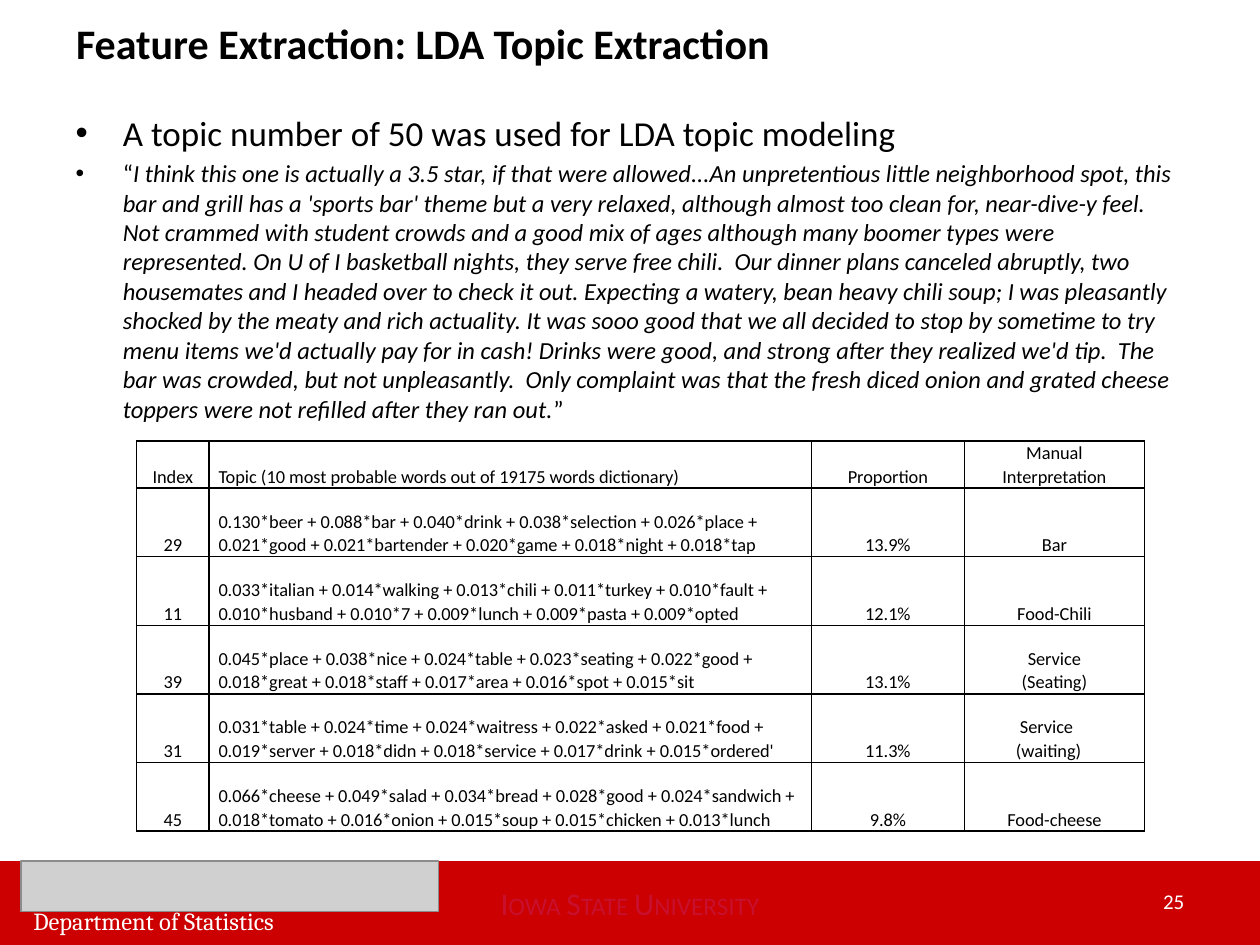
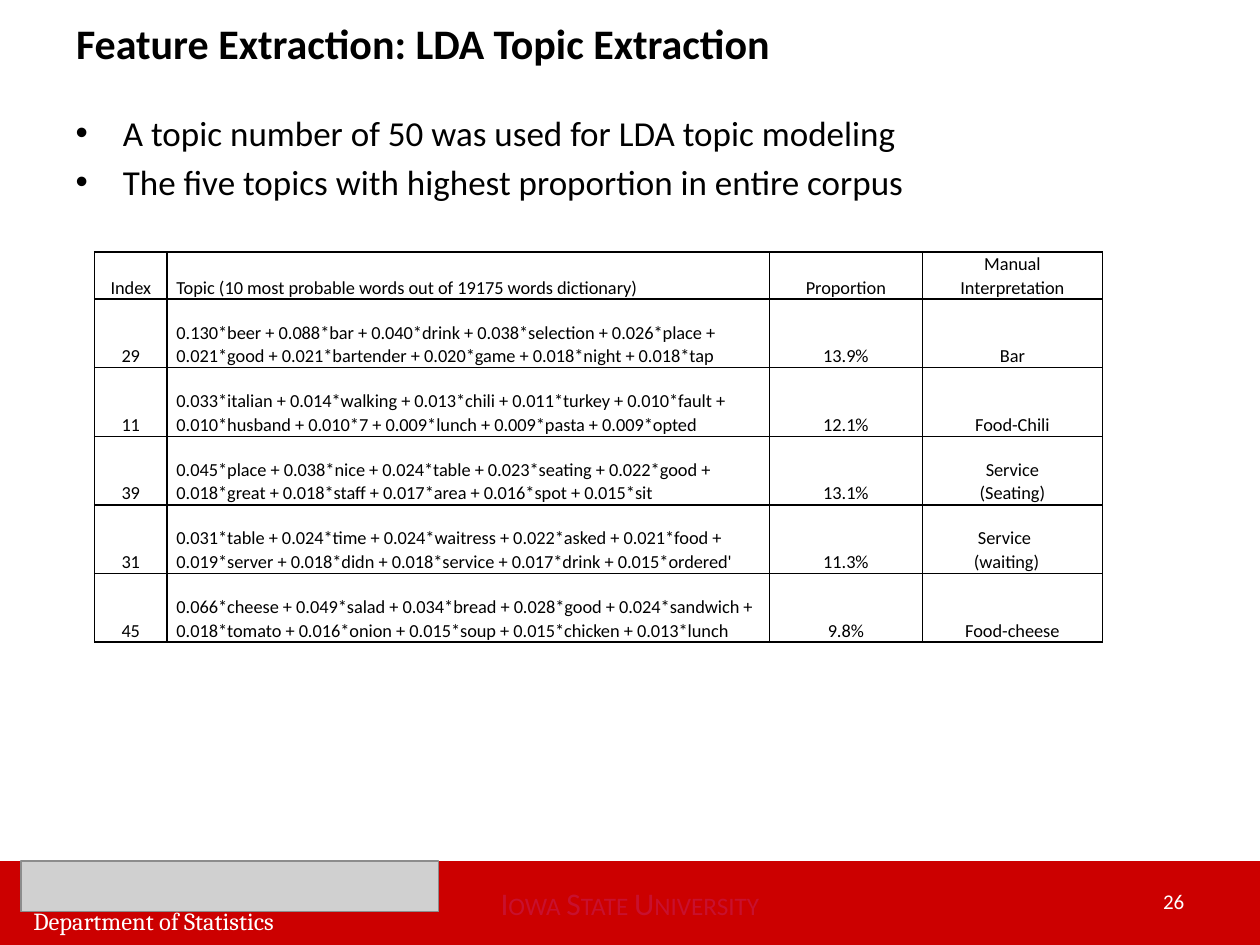
Before and after one commit to huwei95/Yelp_Text_Mining, a slide deck: slide 26 of Wei Hu Master of Statistics Final Oral Exam Apr 12.pptx (slide 25 before the commit). Drawn at 1260x945 pixels with LibreOffice and Linux fonts; fonts in the diff are those of the drawing; grey boxes stand for pictures. Boxes give left, top, right and bottom in pixels: in the first picture for what was removed or moved away, otherwise in the second. Text is boxed around its words. In the diff, an @@ line names an element or a change of style, - is before the commit and + after.

```diff
--- a/Wei Hu Master of Statistics Final Oral Exam Apr 12.pptx
+++ b/Wei Hu Master of Statistics Final Oral Exam Apr 12.pptx
@@ text at (123, 170, 903, 201): text changed; size 14 to 20 pt; italic off @@
-• “I think this one is actually a 3.5 star, if that were allowed...An unpretentious little neighborhood spot, this bar and grill has a 'sports bar' theme but a very relaxed, although almost too clean for, near-dive-y feel. Not crammed with student crowds and a good mix of ages although many boomer types were represented. On U of I basketball nights, they serve free chili. Our dinner plans canceled abruptly, two housemates and I headed over to check it out. Expecting a watery, bean heavy chili soup; I was pleasantly shocked by the meaty and rich actuality. It was sooo good that we all decided to stop by sometime to try menu items we'd actually pay for in cash! Drinks were good, and strong after they realized we'd tip. The bar was crowded, but not unpleasantly. Only complaint was that the fresh diced onion and grated cheese toppers were not refilled after they ran out.”
+• The five topics with highest proportion in entire corpus
@@ table: place and size @@
-table at (136, 441, 1145, 835)
+table at (94, 252, 1104, 646)
@@ page number at (1163, 894, 1184, 909): text changed @@
-25
+26
```
Also in this commit, not shown: 16 other slides changed, 3 slides added, 1 slide removed.
